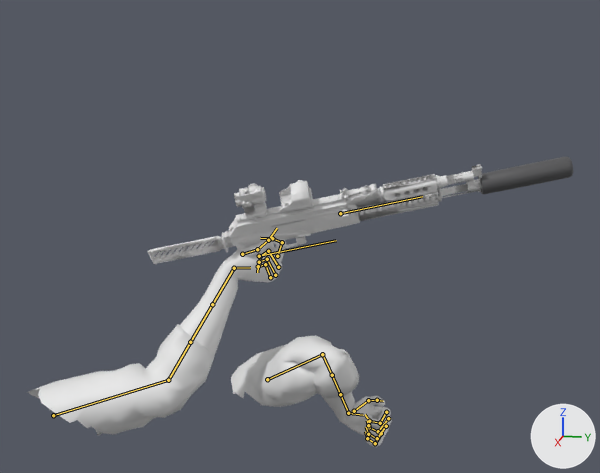
An edit to the glTF model client/public/models/viewmodel_rifle.glb, drawn before and after from the same camera.
One viewpoint serves both versions: a 50 mm camera at (1.592, 0.449, 0.542) aimed at (0.024, 0.135, 0.15). Arrows for +X, +Y and +Z are at lower right; the lights stay in place. The first picture is the older version. Both versions are drawn at frame 16 of the action 'rifle_reload'; the numbers are the values there. The bones that change, and the others that lie on the model, are drawn over the model as lines.

Objects in the first picture: 'vm_rifle'.
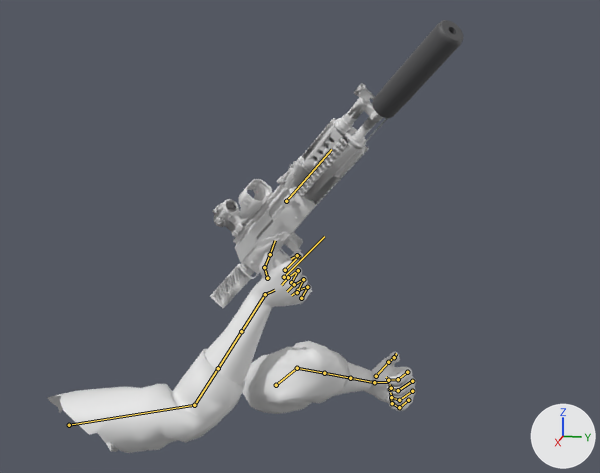
Boxes (x1, y1, x2, y2) around the edits, measured in the pictures (600 x 473 px):
'vm_rifle', posed (24% narrower, 49% taller)
    before: (28, 157, 573, 447)
    after: (47, 20, 463, 453)
bone 'UpperArm.L', root to tip
    before: (267, 379) to (322, 354)
    after: (276, 385) to (297, 368)
bone 'LowerArm.L', root to tip
    before: (322, 354) to (332, 375)
    after: (297, 368) to (324, 373)
bone 'ForeTwist1.L', root to tip
    before: (332, 375) to (340, 394)
    after: (324, 373) to (350, 378)
bone 'ForeTwist2.L', root to tip
    before: (340, 394) to (348, 413)
    after: (350, 378) to (374, 382)
bone 'Wrist.L', root to tip
    before: (348, 413) to (363, 415)
    after: (374, 382) to (388, 382)
bone 'UpperArm.R', root to tip
    before: (53, 415) to (168, 380)
    after: (69, 425) to (194, 405)
bone 'LowerArm.R', root to tip
    before: (168, 380) to (190, 342)
    after: (194, 405) to (218, 368)
bone 'ForeTwist1.R', root to tip
    before: (190, 342) to (212, 304)
    after: (218, 368) to (241, 331)
bone 'ForeTwist2.R', root to tip
    before: (212, 304) to (234, 268)
    after: (241, 331) to (265, 294)
bone 'Wrist.R', root to tip
    before: (234, 268) to (250, 267)
    after: (265, 294) to (274, 290)
bone 'weapon', root to tip
    before: (259, 256) to (336, 240)
    after: (284, 277) to (324, 236)
bone 'mag', root to tip
    before: (368, 425) to (368, 425)
    after: (391, 388) to (391, 388)

The change, as a diff of the scene's bpy script:
```diff
--- a/client/public/models/viewmodel_rifle.glb.py
+++ b/client/public/models/viewmodel_rifle.glb.py
@@ bone_upperarm_l @@
 bone_upperarm_l = bpy.data.objects['rig_rifle'].pose.bones['UpperArm.L']
-bone_upperarm_l.location = (1.308, 1.16, -0.011)
-bone_upperarm_l.rotation_quaternion = (0.678, -0.429, 0.0, 0.597)  # degrees (-43, 31, 70)
+bone_upperarm_l.location = (1.289, 1.174, -0.038)
+bone_upperarm_l.rotation_quaternion = (0.719, -0.239, 0.0, 0.653)  # degrees (-21, 18, 81)
@@ bone_lowerarm_l @@
 bone_lowerarm_l = bpy.data.objects['rig_rifle'].pose.bones['LowerArm.L']  # child of 'UpperArm.L'
-bone_lowerarm_l.rotation_quaternion = (0.283, -0.427, 0.043, -0.858)  # degrees (-27, -45, -132)
+bone_lowerarm_l.rotation_quaternion = (0.116, -0.947, -0.008, 0.3)  # degrees (-164, 35, 6)
@@ bone_foretwist1_l @@
 bone_foretwist1_l = bpy.data.objects['rig_rifle'].pose.bones['ForeTwist1.L']  # child of 'LowerArm.L'
-bone_foretwist1_l.rotation_quaternion = (0.82, 0.0, 0.572, 0.0)  # degrees (0, 70, 0)
+bone_foretwist1_l.rotation_quaternion = (0.962, 0.0, -0.273, 0.0)  # degrees (0, -32, 0)
@@ bone_foretwist2_l @@
 bone_foretwist2_l = bpy.data.objects['rig_rifle'].pose.bones['ForeTwist2.L']  # child of 'LowerArm.L'
-bone_foretwist2_l.rotation_quaternion = (0.416, 0.0, 0.909, 0.0)  # degrees (0, 131, 0)
+bone_foretwist2_l.rotation_quaternion = (-0.869, 0.0, 0.496, 0.0)  # degrees (0, -59, 0)
@@ bone_wrist_l @@
 bone_wrist_l = bpy.data.objects['rig_rifle'].pose.bones['Wrist.L']  # child of 'LowerArm.L'
-bone_wrist_l.rotation_quaternion = (0.273, -0.608, 0.663, -0.339)  # degrees (-128, -3, -96)
+bone_wrist_l.rotation_quaternion = (-0.36, -0.306, 0.683, 0.557)  # degrees (97, -9, -124)
@@ bone_upperarm_r @@
 bone_upperarm_r = bpy.data.objects['rig_rifle'].pose.bones['UpperArm.R']
-bone_upperarm_r.location = (-1.192, 1.25, 0.396)
-bone_upperarm_r.rotation_quaternion = (0.604, -0.769, 0.0, -0.21)  # degrees (-101, -19, -16)
+bone_upperarm_r.location = (-1.219, 1.231, 0.344)
+bone_upperarm_r.rotation_quaternion = (0.655, -0.74, 0.0, -0.152)  # degrees (-96, -13, -12)
@@ bone_lowerarm_r @@
 bone_lowerarm_r = bpy.data.objects['rig_rifle'].pose.bones['LowerArm.R']  # child of 'UpperArm.R'
-bone_lowerarm_r.rotation_quaternion = (0.87, 0.183, 0.114, -0.444)  # degrees (13, 21, -52)
+bone_lowerarm_r.rotation_quaternion = (0.819, 0.08, 0.079, -0.562)  # degrees (3, 13, -69)
@@ bone_foretwist1_r @@
 bone_foretwist1_r = bpy.data.objects['rig_rifle'].pose.bones['ForeTwist1.R']  # child of 'LowerArm.R'
-bone_foretwist1_r.rotation_quaternion = (0.867, 0.0, 0.497, 0.0)  # degrees (0, 60, 0)
+bone_foretwist1_r.rotation_quaternion = (0.927, 0.0, 0.374, 0.0)  # degrees (0, 44, 0)
@@ bone_foretwist2_r @@
 bone_foretwist2_r = bpy.data.objects['rig_rifle'].pose.bones['ForeTwist2.R']  # child of 'LowerArm.R'
-bone_foretwist2_r.rotation_quaternion = (0.56, 0.0, 0.828, 0.0)  # degrees (0, 112, 0)
+bone_foretwist2_r.rotation_quaternion = (0.753, 0.0, 0.658, 0.0)  # degrees (0, 82, 0)
@@ bone_wrist_r @@
 bone_wrist_r = bpy.data.objects['rig_rifle'].pose.bones['Wrist.R']  # child of 'LowerArm.R'
-bone_wrist_r.rotation_quaternion = (0.213, -0.389, 0.826, -0.348)  # degrees (-132, 5, -127)
+bone_wrist_r.rotation_quaternion = (0.513, -0.146, 0.714, -0.454)  # degrees (-94, 37, -123)
@@ bone_weapon @@
 bone_weapon = bpy.data.objects['rig_rifle'].pose.bones['weapon']
-bone_weapon.location = (-0.1, 0.02, 0.07)
-bone_weapon.rotation_quaternion = (0.95, 0.076, 0.282, 0.112)  # degrees (14, 31, 17)
+bone_weapon.location = (0.01, 0.1, 0.06)
+bone_weapon.rotation_quaternion = (0.879, 0.396, 0.109, -0.243)  # degrees (44, 23, -22)
@@ bone_mag @@
 bone_mag = bpy.data.objects['rig_rifle'].pose.bones['mag']  # child of 'weapon'
-bone_mag.location = (0.216, -0.033, -0.377)
-bone_mag.rotation_quaternion = (0.909, -0.332, -0.092, -0.233)  # degrees (-36, -19, -23)
+bone_mag.location = (-0.081, -0.324, -0.323)
+bone_mag.rotation_quaternion = (0.827, -0.54, -0.15, 0.041)  # degrees (-68, -12, 14)
```
